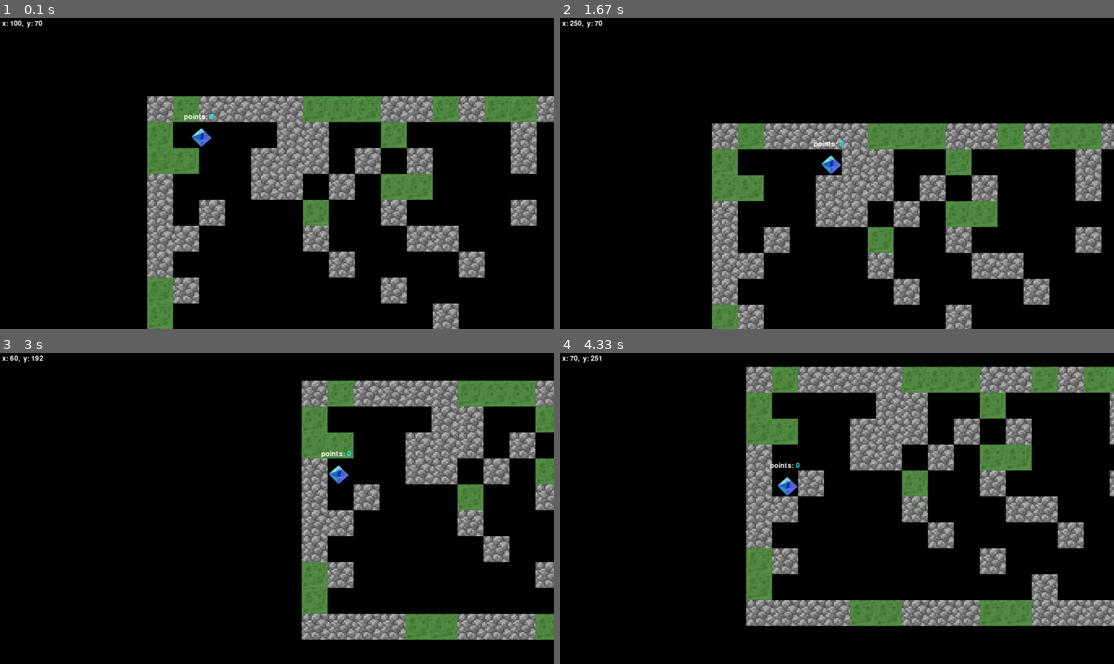
Above: before the commit, frames 1-4 (two rows, left to right).
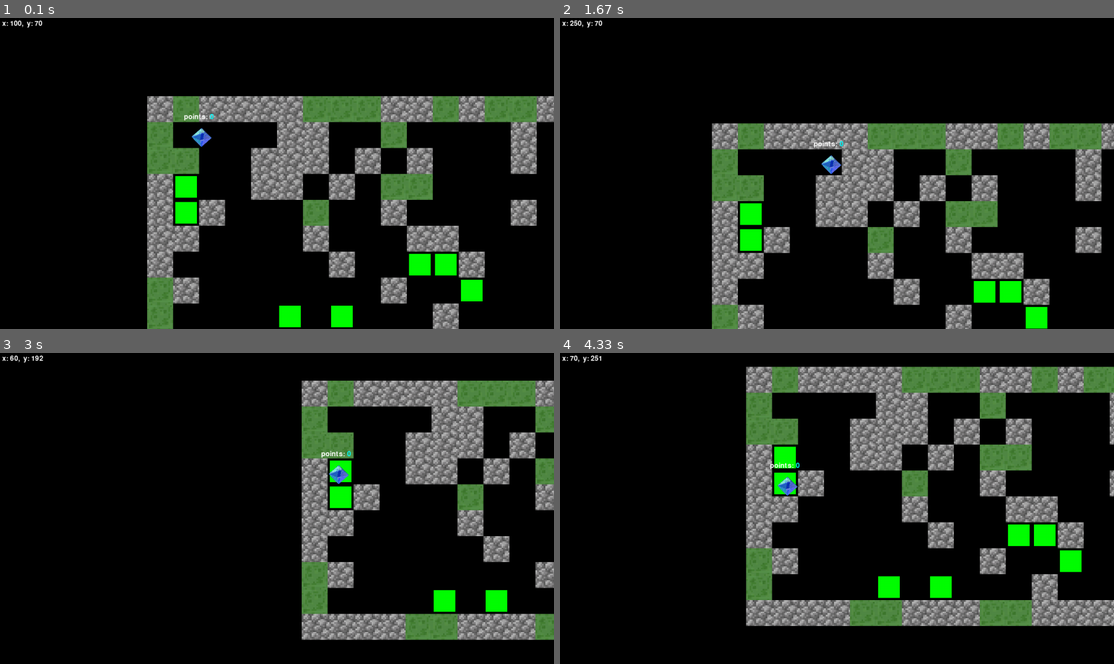
Above: after the commit, the same moments.

Repository: zwiq123/Gra_Pygame_nr1
Game: pygame game, started from scripts/main.py
Same seed, same stepped clock (60 frames per second), same inputs: the game is played once before the commit and once after it.
Inputs (mouse positions are in pixels of both pictures, inside the frame that each line leads up to):
- Up to frame 1 (0.1 s): no input
- Up to frame 2 (1.67 s): hold D 0.33-0.8 s; move the mouse to (814, 185) at 0.37 s; hold W 0.83-1.13 s; move the mouse to (1014, 164) at 0.87 s; hold D 1.17-1.63 s; move the mouse to (837, 195) at 1.2 s
- Up to frame 3 (3 s): hold A 1.67-2.2 s; move the mouse to (144, 511) at 1.7 s; hold S 2.23-2.53 s; move the mouse to (332, 576) at 2.27 s; hold A 2.57-2.97 s; move the mouse to (105, 580) at 2.6 s
- Up to frame 4 (4.33 s): hold W 3-3.37 s; move the mouse to (920, 399) at 3.03 s; hold D 3.4-4.03 s; move the mouse to (1041, 617) at 3.43 s; hold S from 4.07 s (still down); move the mouse to (903, 536) at 4.1 s

The runs differ from the first frame. In frame 1, 2.0% of the frame differs, in the area x 31-88%, y 50-100%; in frame 2, 1.4%; in frame 3, 1.0%; in frame 4, 1.9%.

Commit message:
added back enemies

Diff:
--- a/scripts/game.py
+++ b/scripts/game.py
@@ -55,8 +55,8 @@
         offset = self.offsetManager.get_offset()
         for wall in self.levelManager.walls:
             wall.draw(offset)
-        # for enemy in self.levelManager.enemies:
-        #     enemy.draw(offset)
+        for enemy in self.levelManager.enemies:
+            enemy.draw(offset)
         self.player1.draw(offset)
 
     def mouse_and_offset_manager(self):
